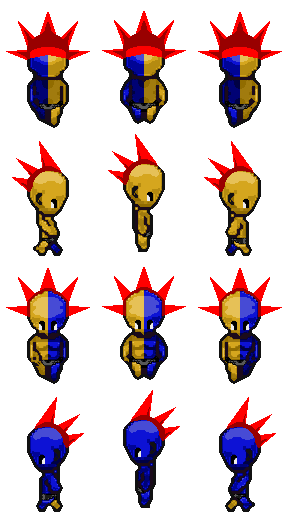
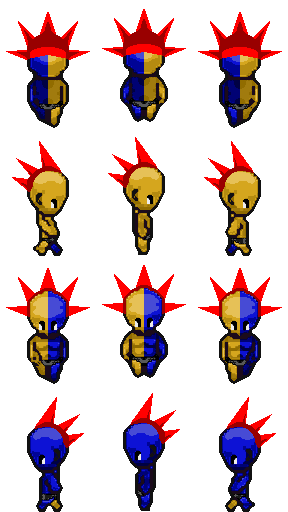
Comparing the layer stacks of the two 288×512 images. Changes:
painted on "hair" over [102,9,186,444]
painted on "eyes" over [135,192,153,460]
painted on "head" over [123,29,165,469]
painted on "shorts" over [129,98,159,496]
painted on "body" over [120,72,168,511]
